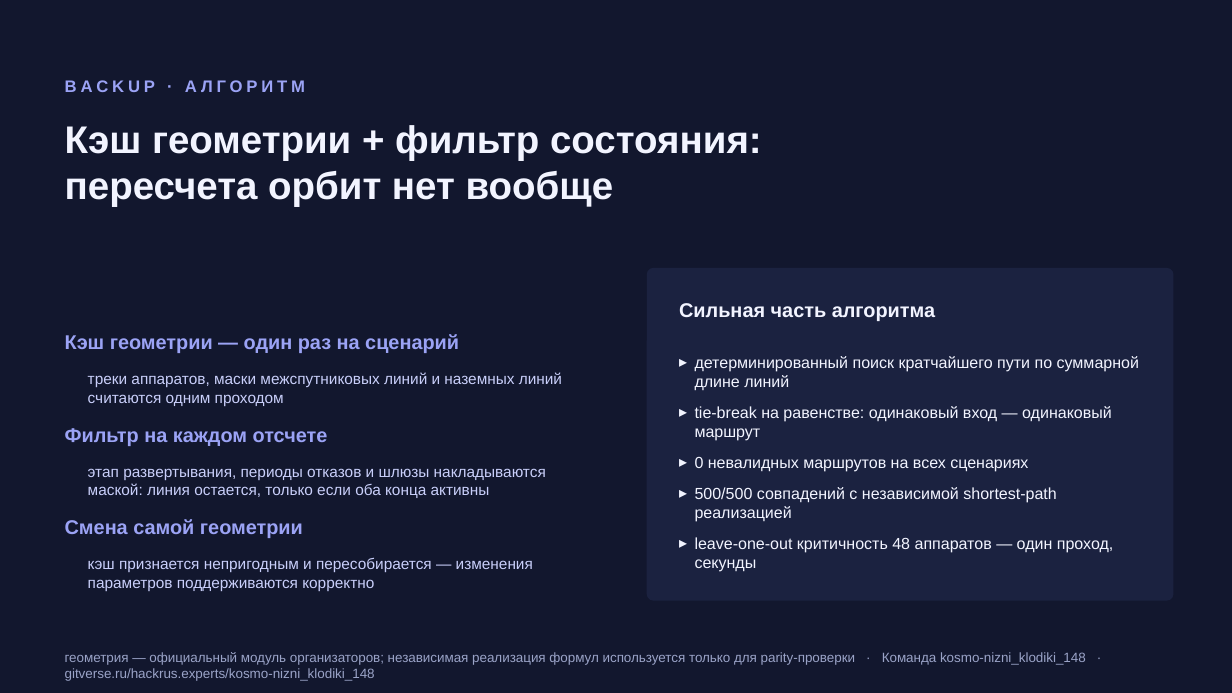
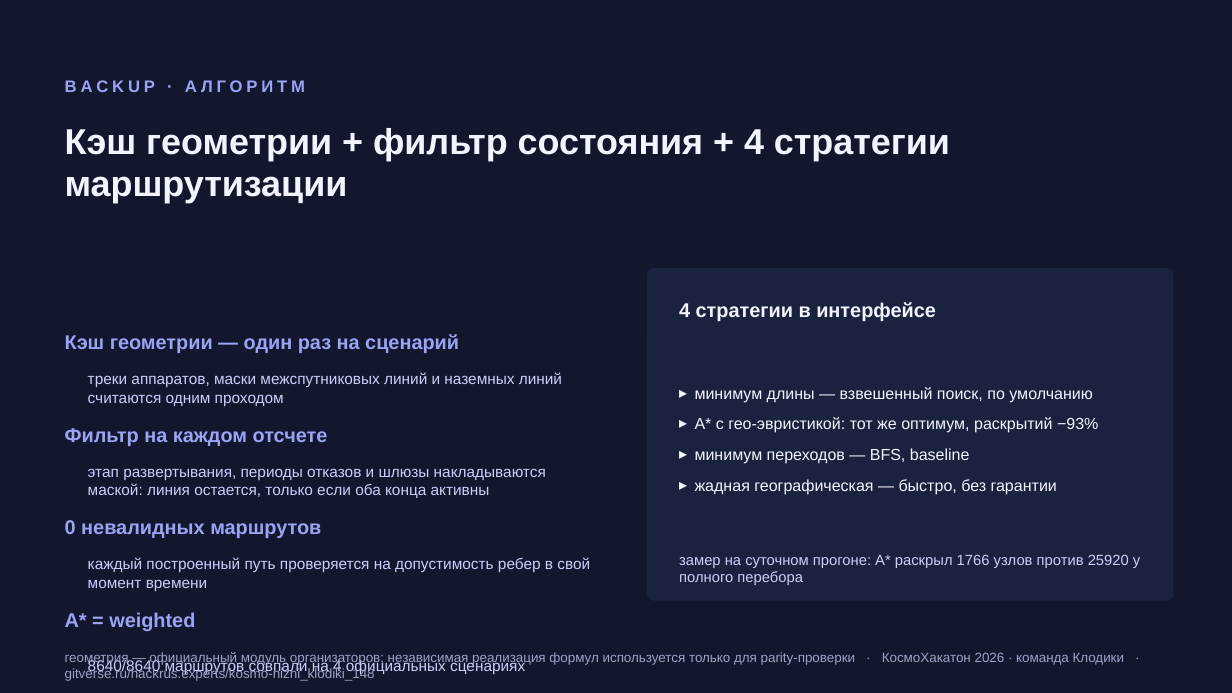
Before and after one commit to ivergit88/cosmohak, a slide deck: slide 8 of presentation/kosmo-nizni_klodiki_148_live.pptx. Drawn at 1232x693 pixels with LibreOffice and Linux fonts; fonts in the diff are those of the drawing. Boxes give left, top, right and bottom in pixels: in the first picture for what was removed or moved away, otherwise in the second. Text is boxed around its words. In the diff, an @@ line names an element or a change of style, - is before the commit and + after.

Commit message:
Algorithm Lab (4 стратегии с гарантиями и эквивалентностью A*≡weighted), one-click отказ текущего маршрута с до/после; презентация live: N-1 94,31%, запас ISL, автоподбор 96,67→98,33

```diff
--- a/presentation/kosmo-nizni_klodiki_148_live.pptx
+++ b/presentation/kosmo-nizni_klodiki_148_live.pptx
@@ text at (x1=65, y1=128, x2=950, y2=203): text changed; size 30 to 28 pt @@
-Кэш геометрии + фильтр состояния:
-пересчета орбит нет вообще
+Кэш геометрии + фильтр состояния + 4 стратегии маршрутизации
@@ text at (x1=679, y1=302, x2=936, y2=321): text changed @@
-Сильная часть алгоритма
+4 стратегии в интерфейсе
@@ text removed at (x1=695, y1=356, x2=1139, y2=572) @@
-▸ детерминированный поиск кратчайшего пути по суммарной длине линий
-▸ tie-break на равенстве: одинаковый вход — одинаковый маршрут
-▸ 0 невалидных маршрутов на всех сценариях
-▸ 500/500 совпадений с независимой shortest-path реализацией
-▸ leave-one-out критичность 48 аппаратов — один проход, секунды
@@ text added at (x1=695, y1=387, x2=1098, y2=495), 12.5 pt, text #F2F4FF @@
+▸ минимум длины — взвешенный поиск, по умолчанию
+▸ A* с гео-эвристикой: тот же оптимум, раскрытий −93%
+▸ минимум переходов — BFS, baseline
+▸ жадная географическая — быстро, без гарантии
@@ text at (x1=65, y1=520, x2=321, y2=538): text changed @@
-Смена самой геометрии
+0 невалидных маршрутов
@@ text at (x1=88, y1=557, x2=590, y2=591): text changed @@
-кэш признается непригодным и пересобирается — изменения параметров поддерживаются корректно
+каждый построенный путь проверяется на допустимость ребер в свой момент времени
@@ text added at (x1=679, y1=554, x2=1140, y2=585), 11.5 pt, text #C9CFFA @@
+замер на суточном прогоне: A* раскрыл 1766 узлов против 25920 у полного перебора
@@ text added at (x1=65, y1=612, x2=195, y2=631), 15.5 pt, text #9BA3F5, bold @@
+A* = weighted
@@ text at (x1=65, y1=652, x2=1125, y2=681): text changed @@
-геометрия — официальный модуль организаторов; независимая реализация формул используется только для parity-проверки · Команда kosmo-nizni_klodiki_148 · gitverse.ru/hackrus.experts/kosmo-nizni_klodiki_148
+геометрия — официальный модуль организаторов; независимая реализация формул используется только для parity-проверки · КосмоХакатон 2026 · команда Клодики · gitverse.ru/hackrus.experts/kosmo-nizni_klodiki_148
@@ text added at (x1=88, y1=658, x2=525, y2=674), 12 pt, text #C9CFFA @@
+8640/8640 маршрутов совпали на 4 официальных сценариях
```
Also in this commit, not shown: 10 other slides changed, 11 other files.
